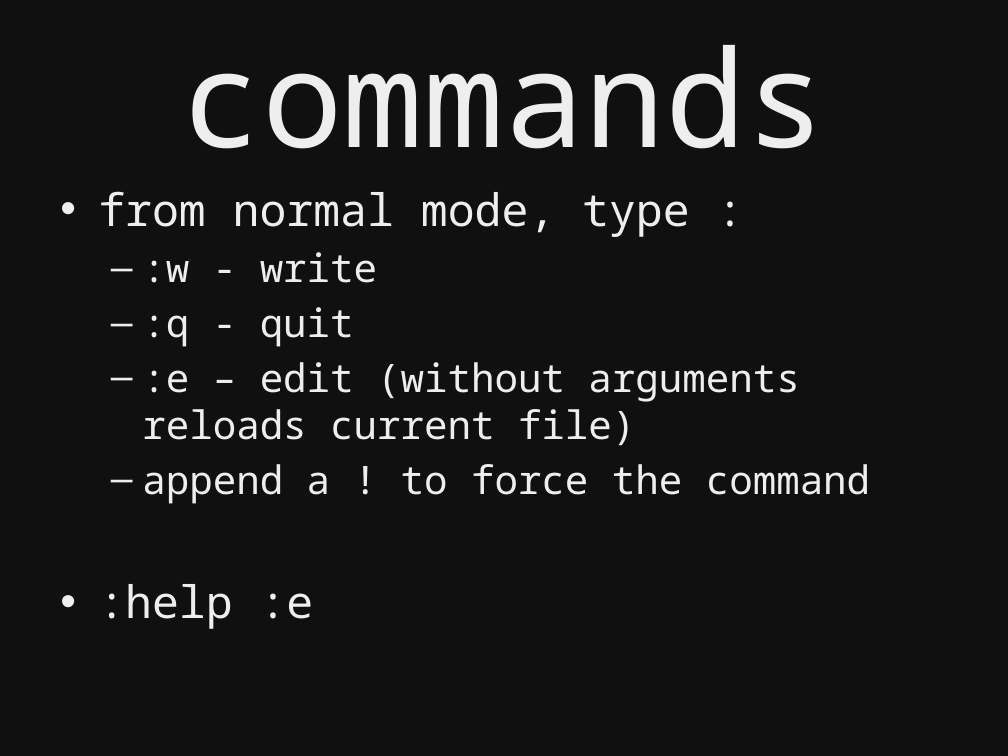
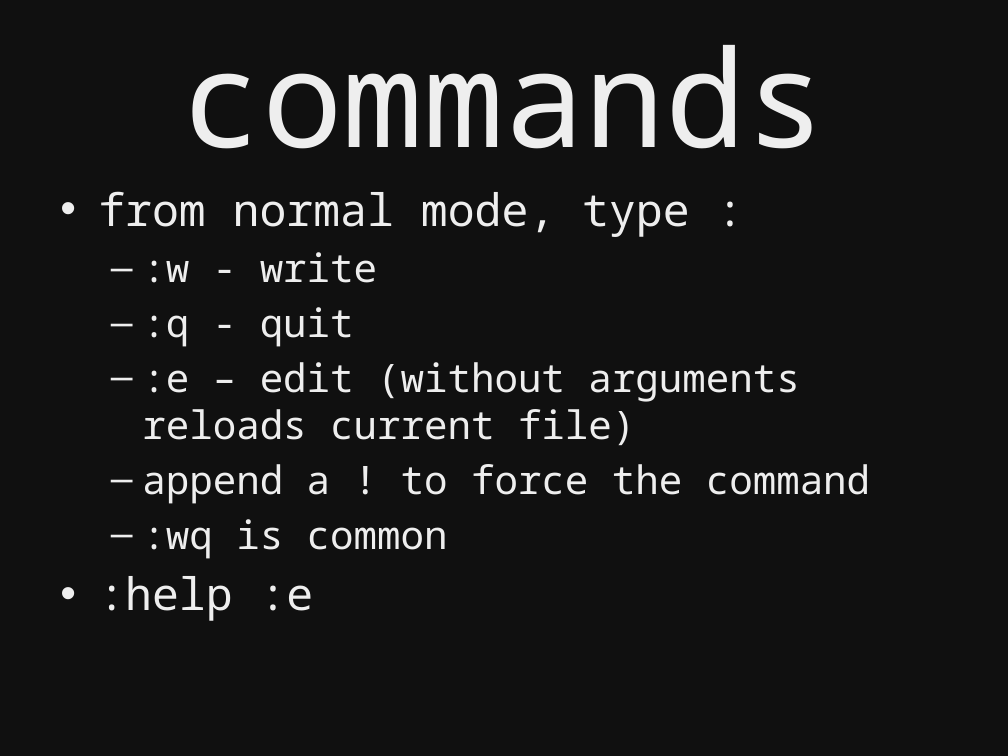
Before and after one commit to kyletolle/talks, a slide deck: slide 19 of beginning_vim-04.17.2012.pptx (slide 23 before the commit). Drawn at 1008x756 pixels with LibreOffice and Linux fonts; fonts in the diff are those of the drawing. Boxes give left, top, right and bottom in pixels: in the first picture for what was removed or moved away, otherwise in the second. Text is boxed around its words. In the diff, an @@ line names an element or a change of style, - is before the commit and + after.

```diff
--- a/beginning_vim-04.17.2012.pptx
+++ b/beginning_vim-04.17.2012.pptx
@@ text at (142,519,448,559): paragraph added @@
+  – :wq is common
```
Also in this commit, not shown: 16 other slides changed, 10 slides added, 4 slides removed.
